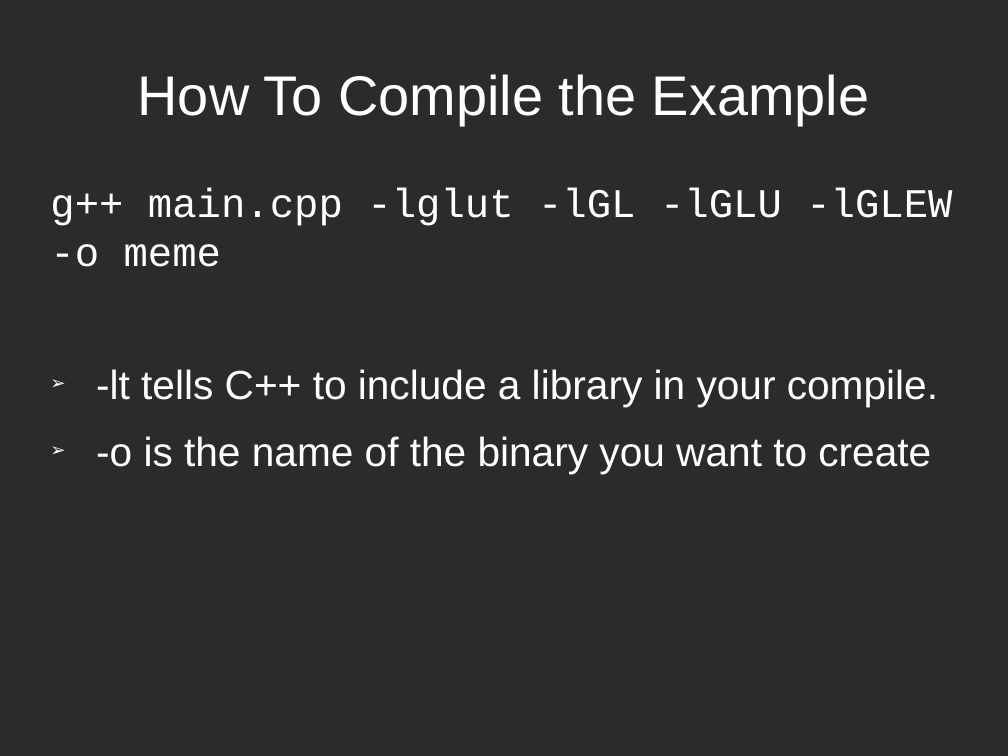
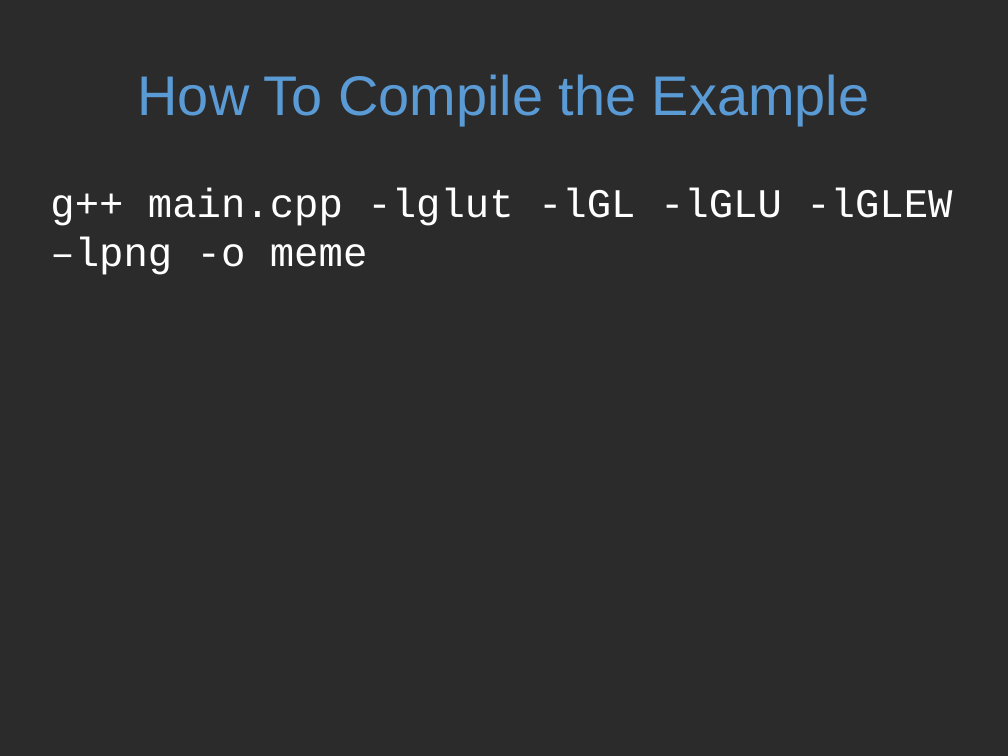
Before and after one commit to kokorohakai/OpenGL-Tutorial-2, a slide deck: slide 4 of Tutorial.odp. Drawn at 1008x756 pixels with LibreOffice and Linux fonts; fonts in the diff are those of the drawing; background and template pictures are left out; a plain dark background stands for a picture behind light text. Boxes give left, top, right and bottom in pixels: in the first picture for what was removed or moved away, otherwise in the second. Text is boxed around its words. In the diff, an @@ line names an element or a change of style, - is before the commit and + after.

```diff
--- a/Tutorial.odp
+++ b/Tutorial.odp
@@ title "How To Compile the Example" at box(138, 74, 869, 125): text colour #FFFFFF to #5B9BD5 @@
@@ text at box(50, 188, 952, 275): text changed; font Arial to Courier New @@
-g++ main.cpp -lglut -lGL -lGLU -lGLEW -o meme
-➢ -lt tells C++ to include a library in your compile.
-➢ -o is the name of the binary you want to create
+g++ main.cpp -lglut -lGL -lGLU -lGLEW –lpng -o meme
```
Also in this commit, not shown: 6 other slides changed, 13 slides added, 8 slides removed.
